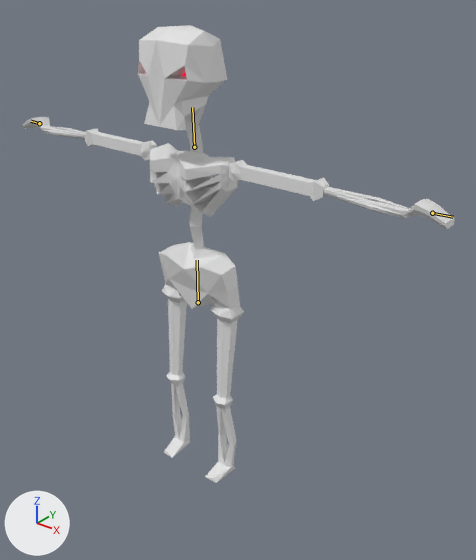
The Blender file assets/models/Skeleton.blend, before and after one commit.
One viewpoint serves both versions: a camera (50 mm lens) standing at (1.7, -1.86, 2.16) and looking at (0.19, 0.04, 0.99). The lights are fixed; the arrows at lower left show +X, +Y and +Z. The bones that change are drawn over the model as lines.

The first picture shows 'Head', 'LowerArm.L', 'LowerArm.R', 'LowerLeg.L', 'LowerLeg.R', 'Pelvis', 'Torso', 'UpperArm.L', 'UpperArm.R', 'UpperLeg.L', 'UpperLeg.R'.
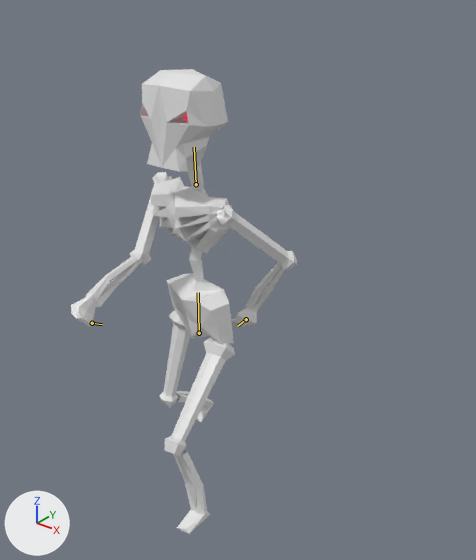
The newer file adds an action. The first version stands in its rest pose; the second is drawn at frame 9 of the action 'Throw'.

Boxes [x1, y1, x2, y2] around the edits, measured in the pictures (476 x 560 px):
'Head', posed: before [138, 25, 227, 130]; after [141, 69, 228, 172]
'Torso', posed (9% narrower): before [150, 125, 237, 249]; after [151, 163, 230, 282]
'Pelvis', posed (17% narrower): before [158, 242, 240, 309]; after [166, 273, 234, 344]
'UpperLeg.L', posed (106% wider, 11% taller): before [210, 303, 244, 410]; after [164, 337, 235, 456]
'UpperArm.L', posed (20% narrower, 60% taller): before [229, 160, 329, 201]; after [217, 204, 297, 270]
'LowerArm.L', posed: before [324, 187, 455, 229]; after [231, 262, 284, 326]
'LowerLeg.L', posed (19% wider, 9% taller): before [205, 406, 236, 483]; after [173, 450, 210, 534]
'LowerArm.R', posed: before [23, 117, 85, 139]; after [71, 255, 141, 327]
'UpperLeg.R', posed (23% wider): before [162, 284, 187, 387]; after [159, 310, 190, 408]
'UpperArm.R', posed (41% narrower, 194% taller): before [85, 129, 157, 160]; after [130, 172, 172, 265]
'LowerLeg.R', posed: before [164, 383, 190, 458]; after [176, 391, 214, 422]
bone 'Hips', root to tip: before (198, 302) to (197, 260); after (199, 333) to (198, 292)
bone 'Neck', root to tip: before (194, 147) to (192, 107); after (196, 184) to (194, 147)
bone 'LowerHand.L', root to tip: before (432, 213) to (453, 217); after (246, 319) to (237, 326)
bone 'LowerHand.R', root to tip: before (39, 123) to (31, 121); after (92, 323) to (102, 324)

The change in detail:
Bone 'Hips' (bone_hips) moves from (0.0, 0.0, 0.0) to (0.0, -0.15, 0.0).
Bone 'Hips' (bone_hips) turns from (0, 0, 0) to (0, -15, 0) degrees about its own x, y and z.
Bone 'Neck' (bone_neck) turns from (0, 0, 0) to (0, 15, -1) degrees about its own x, y and z.
Bone 'LowerHand.L' (bone_lowerhand_l) turns from (0, 0, 0) to (-18, -28, 6) degrees about its own x, y and z.
Bone 'ElbowPoleTarget.L' (bone_elbowpoletarget_l) moves from (0.0, 0.0, 0.0) to (-0.206, -0.055, 0.0).
Bone 'HandIK.L' (bone_handik_l) moves from (0.0, 0.0, 0.0) to (-0.183, -0.765, -0.491).
Bone 'HandIK.L' (bone_handik_l) turns from (0, 0, 0) to (-99, -38, -36) degrees about its own x, y and z.
Bone 'LowerHand.R' (bone_lowerhand_r) turns from (0, 0, 0) to (-86, -4, 8) degrees about its own x, y and z.
Bone 'ElbowPoleTarget.R' (bone_elbowpoletarget_r) moves from (0.0, 0.0, 0.0) to (0.212, 0.057, 0.0).
Bone 'HandIK.R' (bone_handik_r) moves from (0.0, 0.0, 0.0) to (-0.496, -0.945, -0.272).
Bone 'HandIK.R' (bone_handik_r) turns from (0, 0, 0) to (-114, 24, 1) degrees about its own x, y and z.
Bone 'KneePoleTarget.L' (bone_kneepoletarget_l) moves from (0.0, 0.0, 0.0) to (-0.062, -0.017, 0.0).
Bone 'FootIK.L' (bone_footik_l) moves from (0.0, 0.0, 0.0) to (-0.1, 0.295, 0.055).
Bone 'FootIK.R' (bone_footik_r) moves from (0.0, 0.0, 0.0) to (0.1, -0.295, -0.055).
